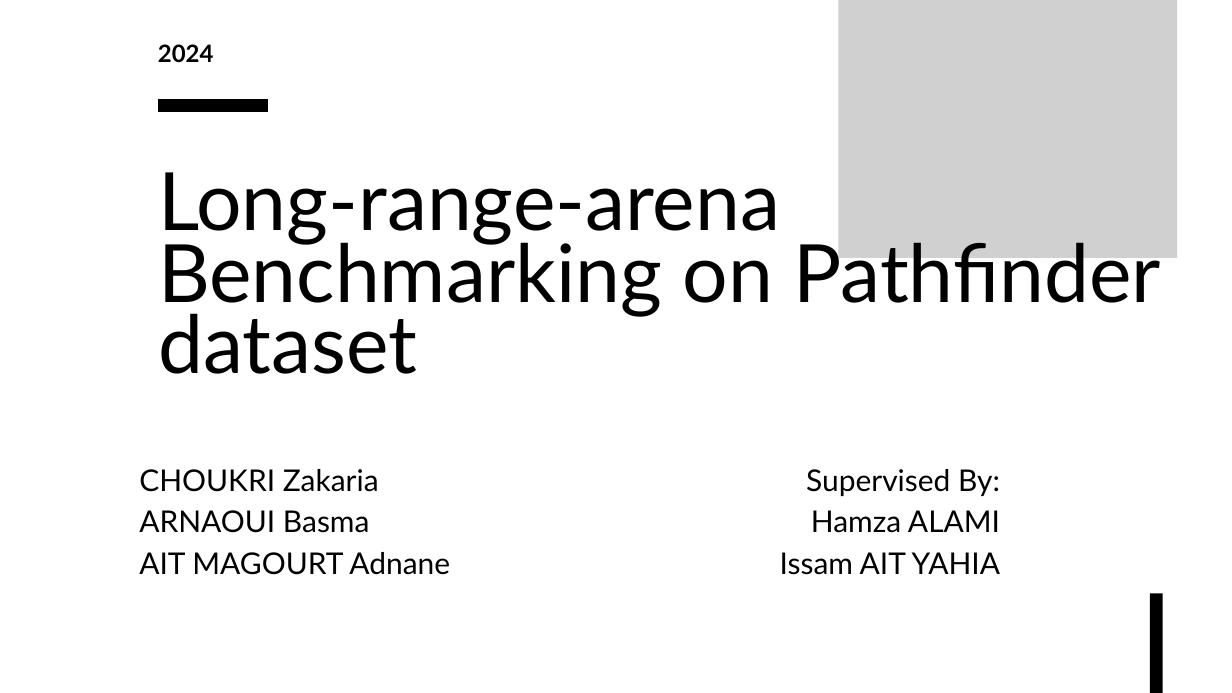
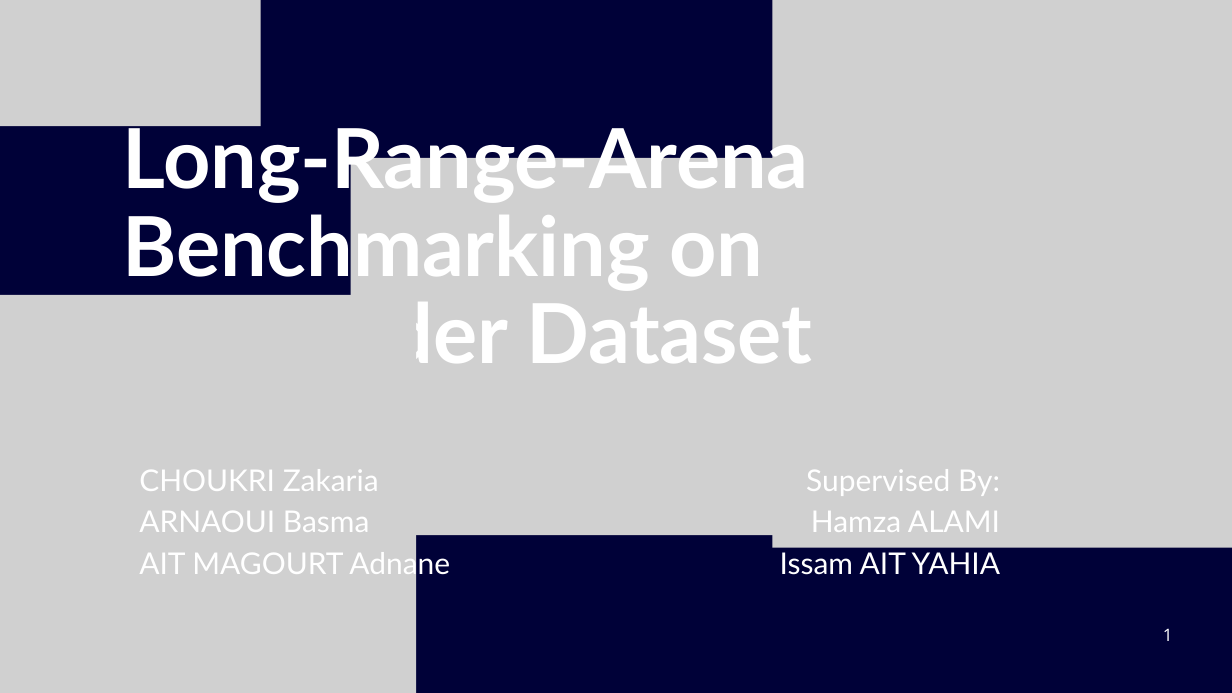
Before and after one commit to zakariaCHOUKRI/LRA-Pathfinder, a slide deck: slide 1 of Presentation.pptx. Drawn at 1232x693 pixels with LibreOffice and Linux fonts; fonts in the diff are those of the drawing; grey boxes stand for pictures. Boxes give left, top, right and bottom in pixels: in the first picture for what was removed or moved away, otherwise in the second. Text is boxed around its words. In the diff, an @@ line names an element or a change of style, - is before the commit and + after.

```diff
--- a/Presentation.pptx
+++ b/Presentation.pptx
@@ background #FFFFFF to #000138 @@
@@ picture added at [0, 0, 261, 126] @@
@@ picture added at [772, 0, 1232, 548] @@
@@ picture removed at [838, 0, 1177, 258] @@
@@ text removed at [158, 44, 214, 62] @@
-2024
@@ picture added at [1016, 37, 1232, 180] @@
@@ text at [123, 116, 812, 363]: text changed; size 94 to 96.8 pt; text colour #000000 to #FFFFFF; bold on @@
-Long-range-arena Benchmarking on Pathfinder dataset
+Long-Range-Arena Benchmarking on Pathfinder Dataset
@@ line removed from (268, 105) to (158, 105) @@
@@ picture added at [351, 158, 883, 535] @@
@@ picture added at [0, 295, 416, 693] @@
@@ text "CHOUKRI Zakaria" at [139, 469, 450, 580]: text colour #000000 to #FFFFFF @@
@@ text "Supervised By:" at [780, 469, 1000, 575]: text colour #000000 to #FFFFFF @@
@@ line removed from (1156, 593) to (1156, 693) @@
@@ text added at [1163, 628, 1173, 641], 20 pt, text #FFFFFF @@
+1
```
Also in this commit, not shown: 6 other slides changed, 32 slides added, 12 slides removed, 2 other files.
